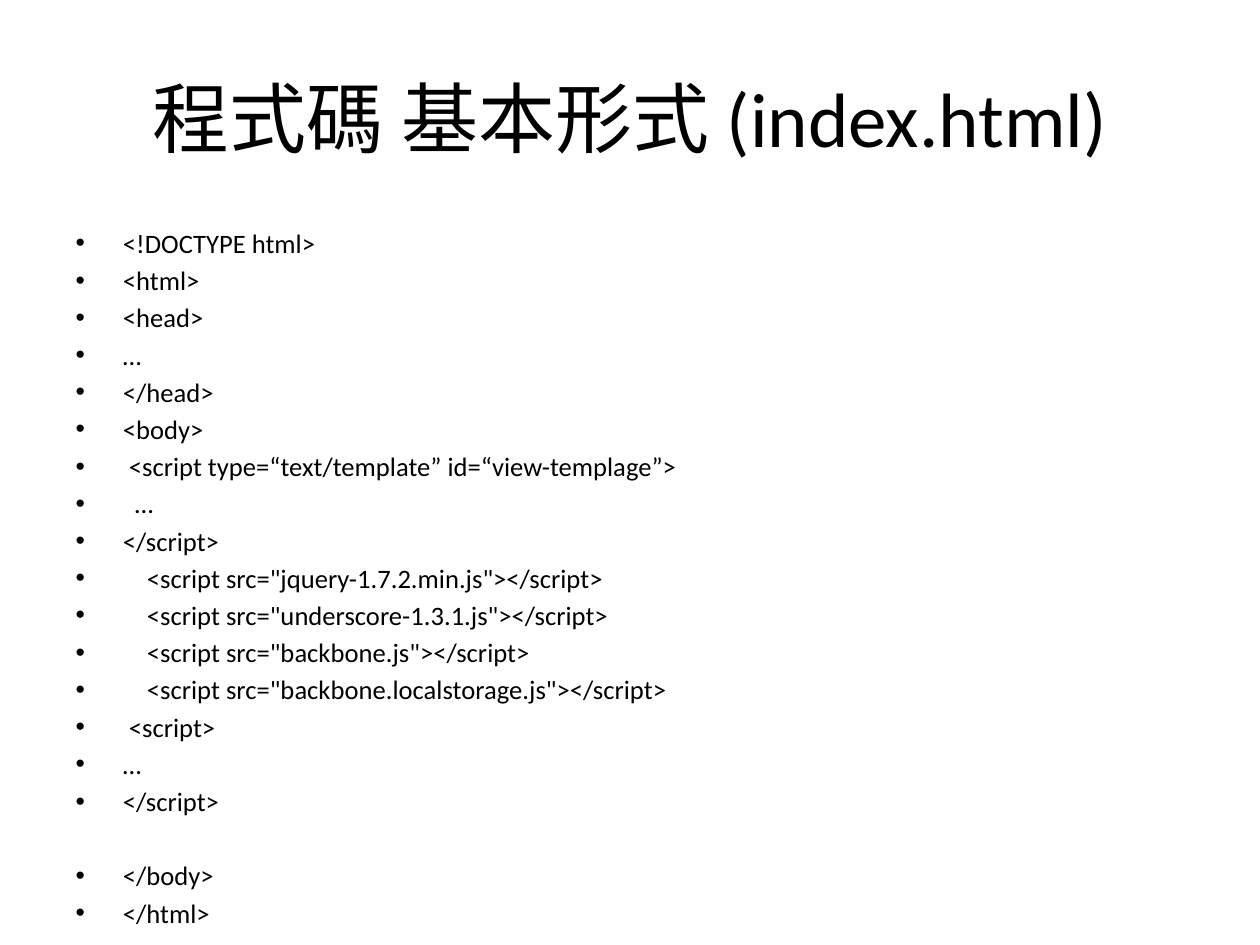
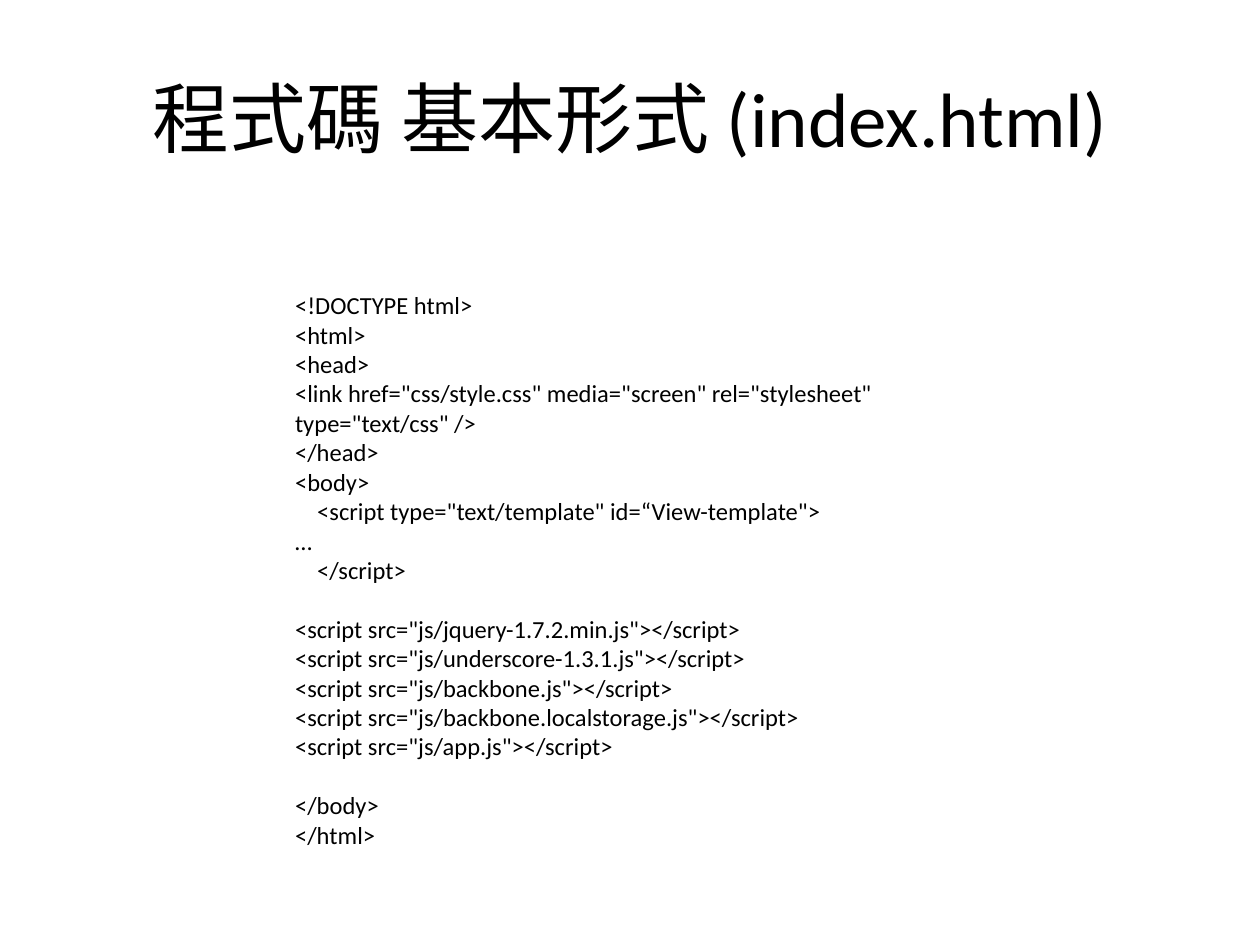
Before and after one commit to ggonzalez/caaweb, a slide deck: slide 7 of pages/backbone/新增 Microsoft PowerPoint 簡報.pptx. Drawn at 1260x945 pixels with LibreOffice and Linux fonts; fonts in the diff are those of the drawing. Boxes give left, top, right and bottom in pixels: in the first picture for what was removed or moved away, otherwise in the second. Text is boxed around its words. In the diff, an @@ line names an element or a change of style, - is before the commit and + after.

```diff
--- a/pages/backbone/新增 Microsoft PowerPoint 簡報.pptx
+++ b/pages/backbone/新增 Microsoft PowerPoint 簡報.pptx
@@ text "<!DOCTYPE html>" moved from (x1=123, y1=234, x2=676, y2=816) to (x1=295, y1=297, x2=871, y2=845) @@
@@ text at (x1=295, y1=297, x2=472, y2=845): size 15.2 to 14 pt in "<!DOCTYPE html>", "<html>", "<head>", "</head>" and 5 more places; bullet • to none; less space between paragraphs @@
@@ text at (x1=295, y1=385, x2=871, y2=436): text changed; size 15.2 to 14 pt @@
-• …
+<link href="css/style.css" media="screen" rel="stylesheet" type="text/css" />
@@ text at (x1=317, y1=502, x2=820, y2=524): text changed; size 15.2 to 14 pt @@
-• <script type=“text/template” id=“view-templage”>
+<script type="text/template" id=“View-template">
@@ text at (x1=295, y1=621, x2=798, y2=760): text changed; size 15.2 to 14 pt @@
-• <script src="jquery-1.7.2.min.js"></script>
-• <script src="underscore-1.3.1.js"></script>
-• <script src="backbone.js"></script>
-• <script src="backbone.localstorage.js"></script>
-• <script>
-• …
-• </script>
+<script src="js/jquery-1.7.2.min.js"></script>
+<script src="js/underscore-1.3.1.js"></script>
+<script src="js/backbone.js"></script>
+<script src="js/backbone.localstorage.js"></script>
+<script src="js/app.js"></script>
```
Also in this commit, not shown: 5 other slides changed, 6 slides added, 3 slides removed.
